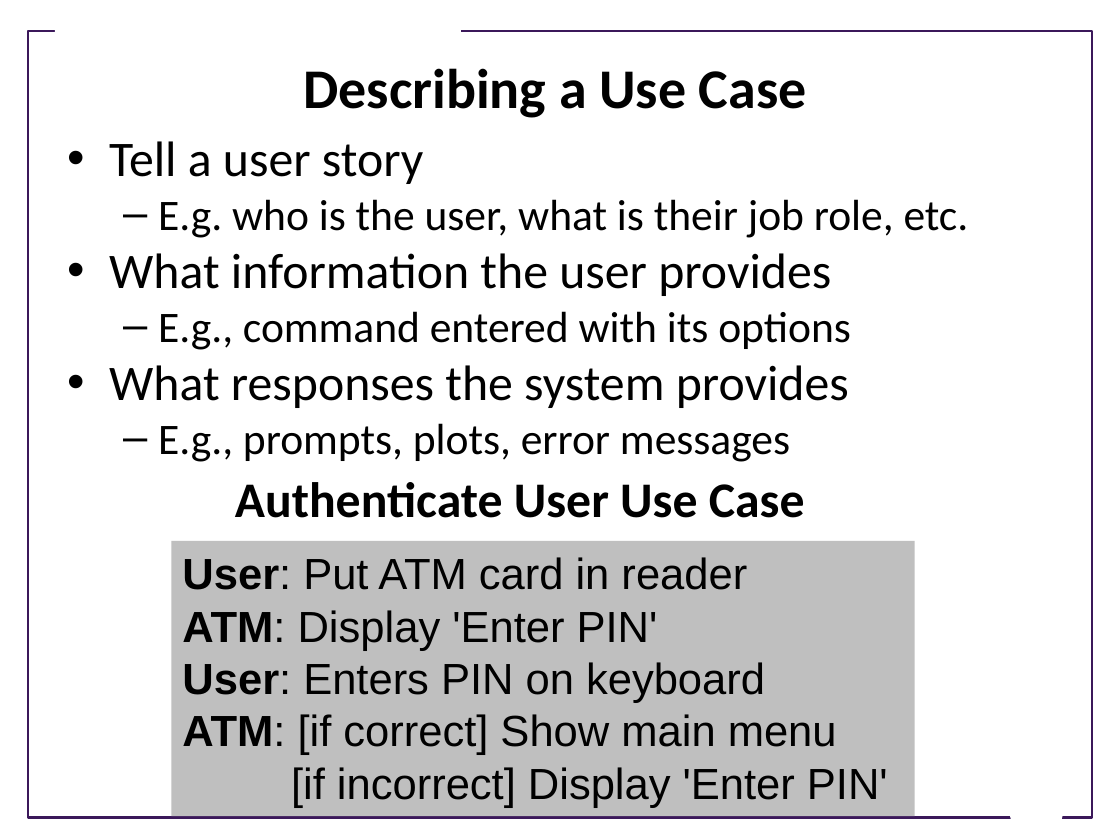
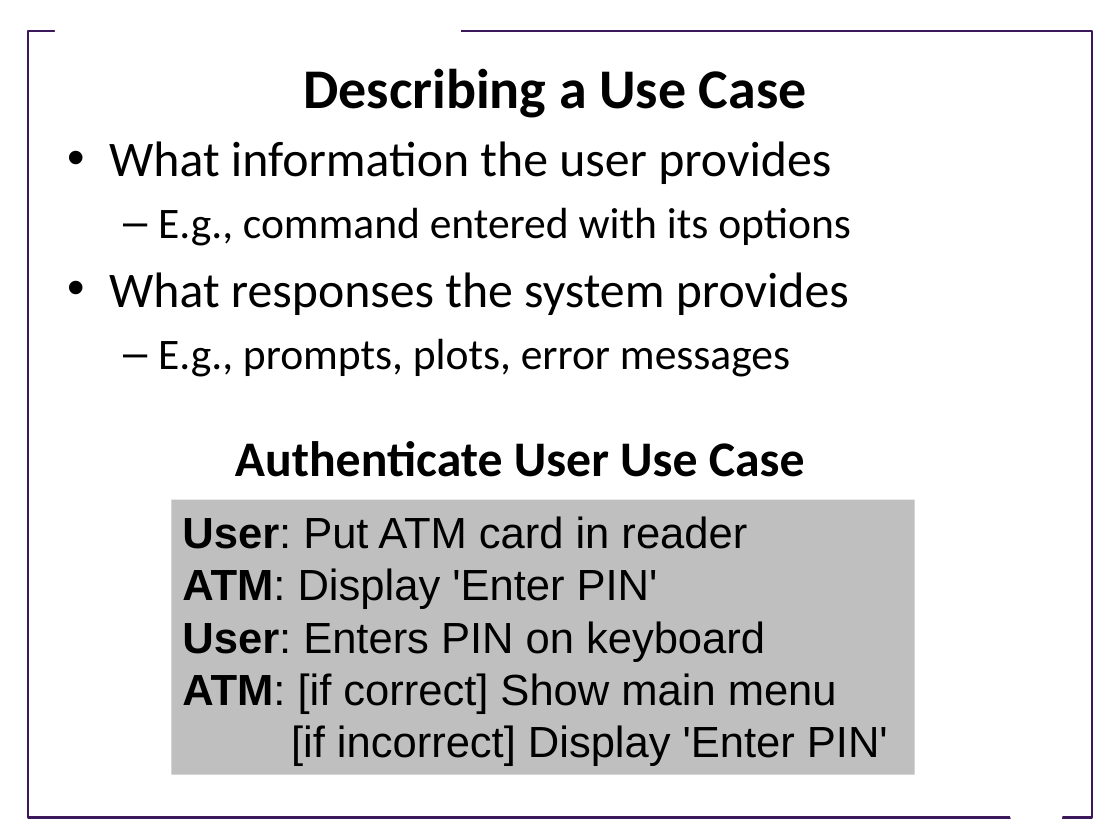
Before and after one commit to UWDIRECT/UWDIRECT.github.io, a slide deck: slide 20 of Wi22_content/SEDS/Use_cases.pptx (slide 4 before the commit). Drawn at 1120x840 pixels with LibreOffice and Linux fonts; fonts in the diff are those of the drawing; background and template pictures are left out. Boxes give left, top, right and bottom in pixels: in the first picture for what was removed or moved away, otherwise in the second. Text is boxed around its words. In the diff, an @@ line names an element or a change of style, - is before the commit and + after.

```diff
--- a/Wi22_content/SEDS/Use_cases.pptx
+++ b/Wi22_content/SEDS/Use_cases.pptx
@@ text "What information the user provides" at box(109, 141, 851, 377): more space between paragraphs @@
@@ text at box(109, 141, 969, 238): paragraphs removed @@
-• Tell a user story
-  – E.g. who is the user, what is their job role, etc.
@@ text "Authenticate User Use Case": place and size @@
-text "Authenticate User Use Case" at box(235, 482, 805, 518)
+text "Authenticate User Use Case" at box(235, 441, 805, 477)
@@ rectangle "User: Put ATM card in ...": place and size @@
-rectangle "User: Put ATM card in ..." at box(171, 541, 915, 816)
+rectangle "User: Put ATM card in ..." at box(171, 500, 915, 775)
```
Also in this commit, not shown: 1 other slide changed, 29 slides added, 2 slides removed.
